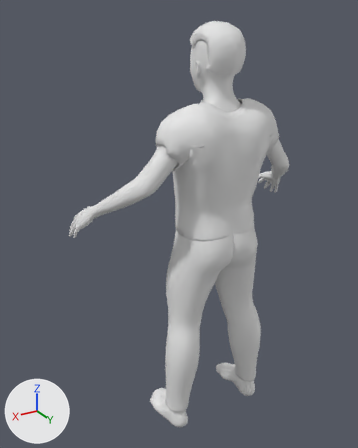
Two versions of the glTF model corpos/corpo-adolescente-m-normal.glb, one commit apart.
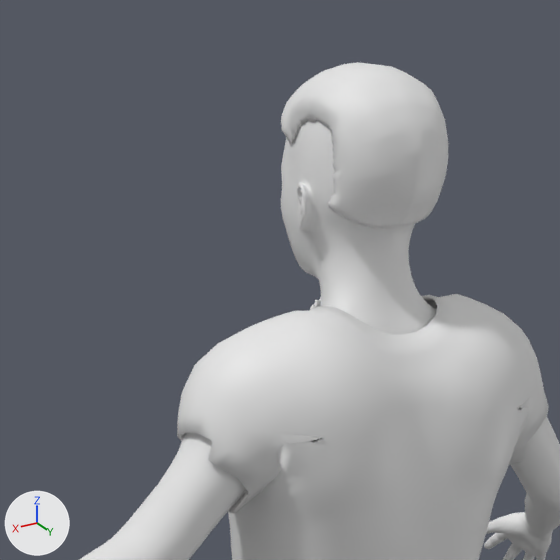
Old and new are each drawn whole from a 50 mm camera at (1.165, 1.739, 0.955) aimed at (0.084, -0.064, 0.054) and again close up on the part from 27% to 79% of the width and 0% to 42% of the height. Every picture has the same lights, and +X, +Y and +Z are marked at lower left. The last two pictures show the newer version. Vertices at exactly the same position are counted once.

The older version as bpy lines, for what is in view:
```python
me_cabelo_007 = bpy.data.meshes.new('cabelo.007')
me_cabelo_007.from_pydata(...)  # 2252 vertices, 4500 faces; spans x -0.086..0.086, y -0.038..0.204, z 0.728..0.92
me_camiseta_007 = bpy.data.meshes.new('camiseta.007')
me_camiseta_007.from_pydata(...)  # 2010 vertices, 4028 faces; spans x -0.284..0.284, y -0.052..0.255, z 0.086..0.633
me_pele_007 = bpy.data.meshes.new('pele.007')
me_pele_007.from_pydata(...)  # 13380 vertices, 26756 faces; spans x -0.57..0.57, y -0.24..0.24, z -0.9..0.9
ob_cabelo = bpy.data.objects.new('cabelo', me_cabelo_007)
ob_cabelo.location = (0.0, 0.0, 0.0)
ob_camiseta = bpy.data.objects.new('camiseta', me_camiseta_007)
ob_camiseta.location = (0.0, 0.0, 0.0)
ob_pele = bpy.data.objects.new('pele', me_pele_007)
ob_pele.location = (0.0, 0.0, 0.0)
```
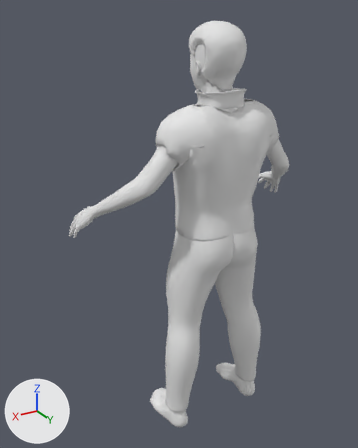
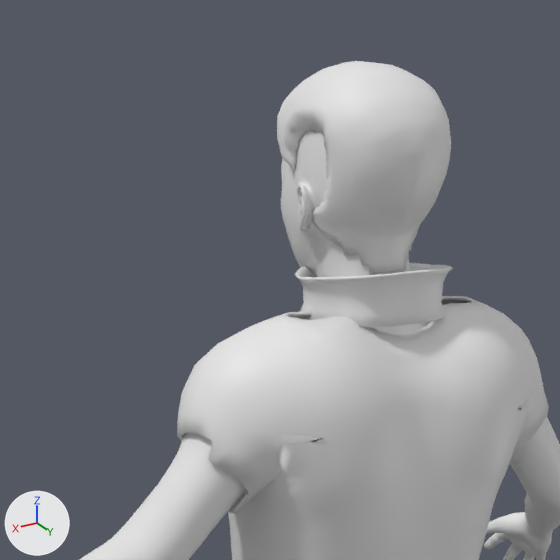
Where the change shows, as pixel boxes [x1, y1, x2, y2] in the close-ups (560 x 560 px; the box of a moved part takes in the faces that stretch with it):
'camiseta', reshaped
    before: [177, 294, 549, 560]
    after: [177, 296, 549, 560]
'cabelo', reshaped (29% taller)
    before: [281, 62, 449, 228]
    after: [277, 61, 451, 275]
'gola', added
    after: [295, 263, 453, 327]
part 2 of me_camiseta_007, moved or reshaped
    before: [273, 294, 502, 349]
    after: [273, 296, 502, 349]

The change in detail:
me_cabelo_007 is used by ob_cabelo; location (0.0, 0.0, 0.0).
me_cabelo_007 had 2252 vertices, 4500 faces and spanned x -0.086..0.086, y -0.038..0.204, z 0.728..0.92.
me_cabelo_007 now has 2252 vertices, 4500 faces and spans x -0.095..0.095, y -0.041..0.208, z 0.667..0.921.
me_cabelo_007 part 1: 6 vertices moved within x -0.074..0.074, y -0.007..0.188, z 0.78..0.89; 2160 vertices removed from x -0.086..0.086, y -0.038..0.204, z 0.728..0.92; 2160 vertices added at x -0.095..0.095, y -0.041..0.208, z 0.667..0.921.
me_camiseta_007 is used by ob_camiseta; location (0.0, 0.0, 0.0).
me_camiseta_007 had 2010 vertices, 4028 faces and spanned x -0.284..0.284, y -0.052..0.255, z 0.086..0.633.
me_camiseta_007 now has 2022 vertices, 4052 faces and spans x -0.284..0.284, y -0.052..0.255, z 0.086..0.626.
Part 2, on me_camiseta_007:
44 vertices are removed from x -0.129..0.129, y 0.027..0.163, z 0.623..0.633.
164 faces are deleted.
10 vertices move from x -0.098..0.098, y 0.023..0.155, z 0.625..0.629 to x -0.099..0.099, y 0.022..0.16, z 0.622..0.626.
56 vertices are added at x -0.145..0.145, y 0.03..0.169, z 0.622..0.626.
188 new faces join them.
Mesh me_gola_007 is new.
It has 480 vertices, 960 faces and spans x -0.107..0.107, y 0.009..0.202, z 0.612..0.679.
Object 'gola' (ob_gola) is new; it shows me_gola_007.
Its location is (0.0, 0.0, 0.0).
